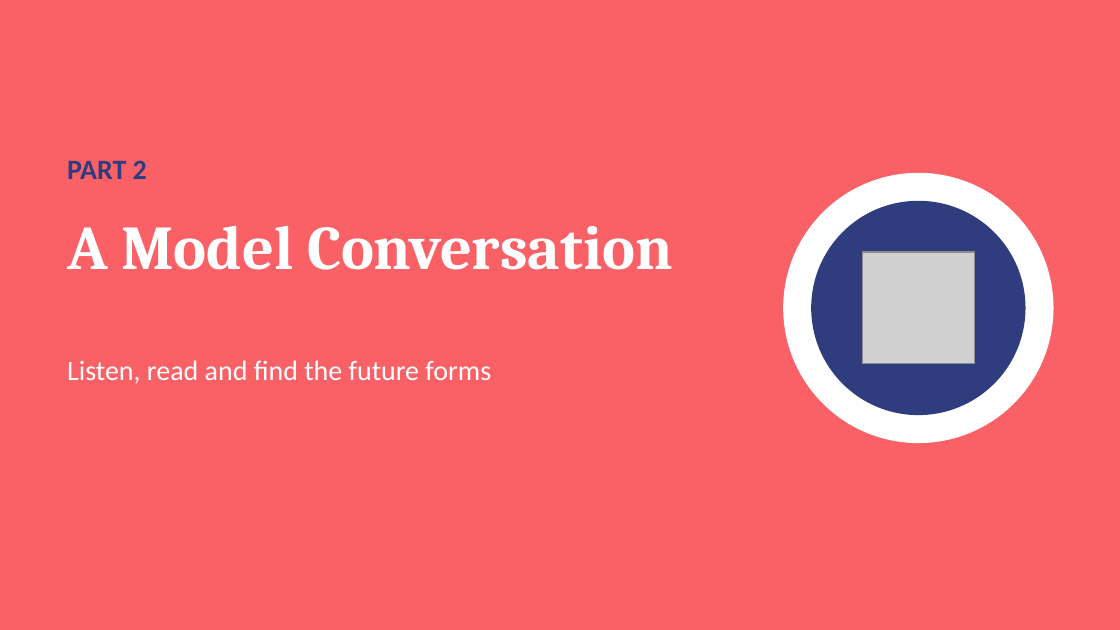
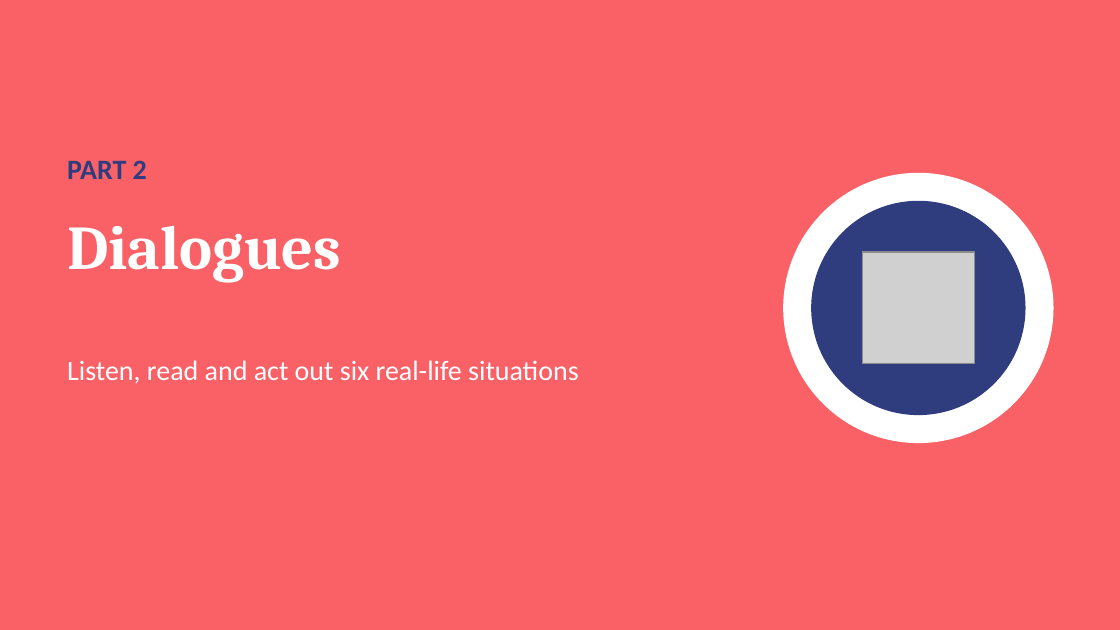
Before and after one commit to moundhermghezzi321-oss/leafgraud, a slide deck: slide 8 of Lesson5_Plans_and_Dreams.pptx (slide 10 before the commit). Drawn at 1120x630 pixels with LibreOffice and Linux fonts; fonts in the diff are those of the drawing; grey boxes stand for pictures. Boxes give left, top, right and bottom in pixels: in the first picture for what was removed or moved away, otherwise in the second. Text is boxed around its words. In the diff, an @@ line names an element or a change of style, - is before the commit and + after.

```diff
--- a/Lesson5_Plans_and_Dreams.pptx
+++ b/Lesson5_Plans_and_Dreams.pptx
@@ title at <box>67,226,341,283</box>: text changed @@
-A Model Conversation
+Dialogues
@@ text at <box>67,360,579,383</box>: text changed @@
-Listen, read and find the future forms
+Listen, read and act out six real-life situations
```
Also in this commit, not shown: 10 other slides changed, 7 slides added, 6 slides removed.
